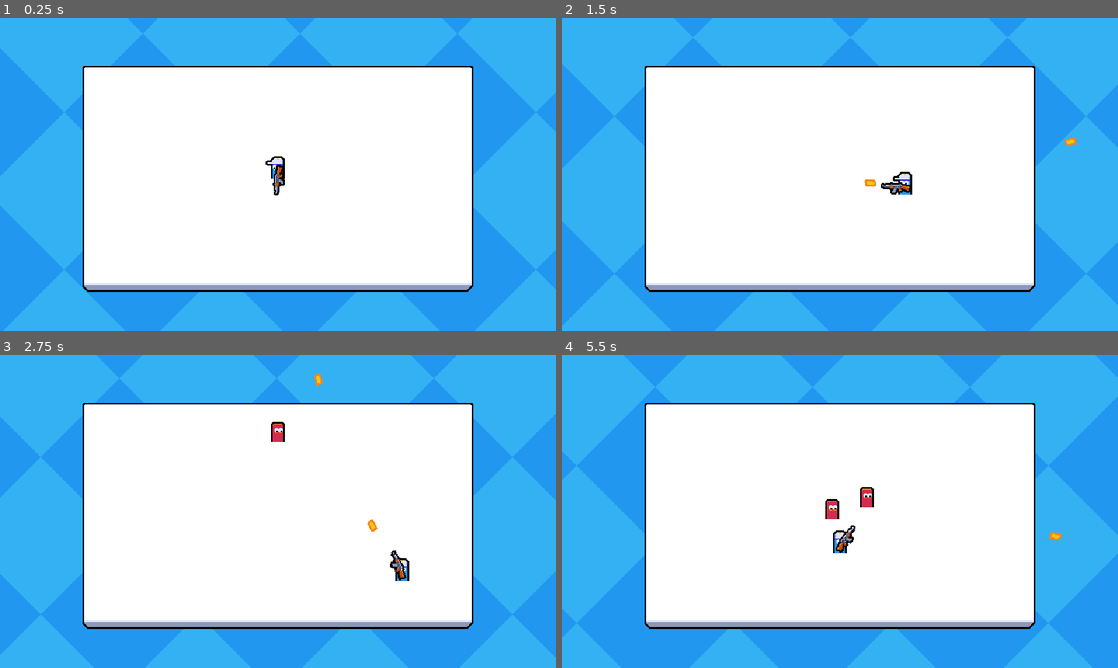
Above: before the commit, frames 1-4 (two rows, left to right).
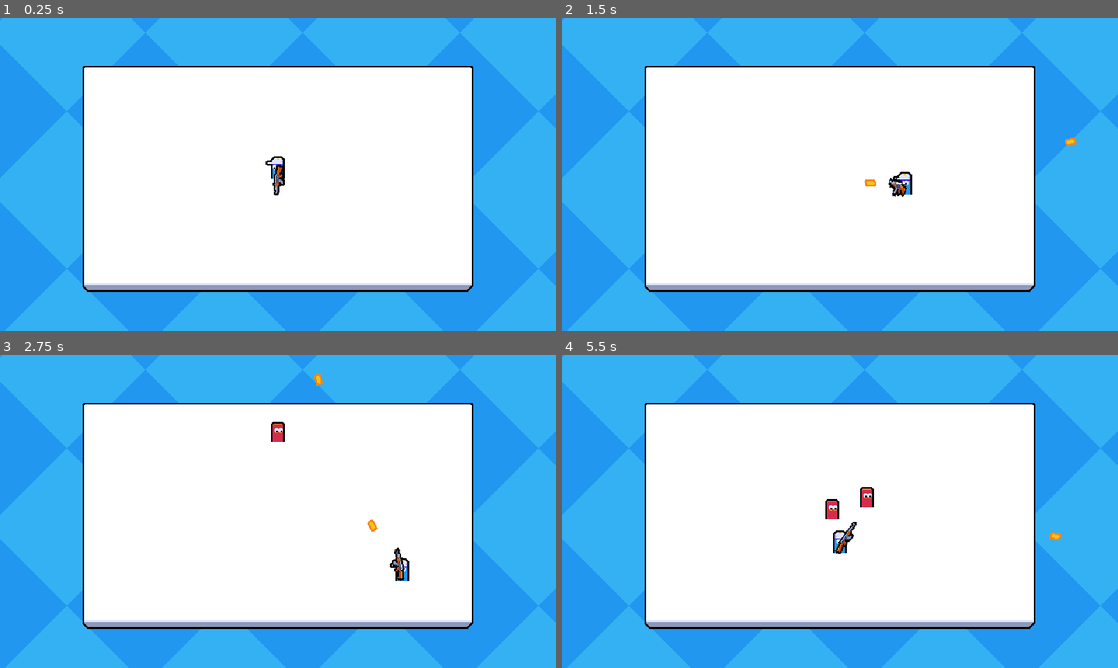
Above: after the commit, the same moments.

Repository: bartoszcholewa/2d-multiplayer-course
Game: Godot game, scene res://main.tscn
Same seed, same stepped clock (60 frames per second), same inputs: the game is played once before the commit and once after it. This scene is started directly instead of the project's main scene.
Inputs (mouse positions are in pixels of both pictures, inside the frame that each line leads up to):
- Up to frame 1 (0.25 s): no input
- Up to frame 2 (1.5 s): move the mouse to (962, 158) at 0.52 s; press the mouse at (962, 158) at 0.53 s; hold D (move_right) 0.53-1.28 s; move the mouse to (728, 190) at 1.27 s; release the mouse at (728, 190) at 1.28 s; hold S (move_down) from 1.28 s (still down); click (728, 190) at 1.35 s
- Up to frame 3 (2.75 s): move the mouse to (333, 442) at 2.02 s; release S (move_down) at 2.03 s; press the mouse at (333, 442) at 2.03 s; hold D (move_right) from 2.03 s (still down)
- Up to frame 4 (5.5 s): move the mouse to (812, 574) at 2.77 s; release D (move_right) at 2.78 s; release the mouse at (812, 574) at 2.78 s; hold W (move_up) 2.78-3.53 s; click (812, 574) at 2.85 s; move the mouse to (1006, 558) at 3.52 s; press the mouse at (1006, 558) at 3.53 s; hold A (move_left) 3.53-5.03 s; move the mouse to (673, 464) at 4.27 s; release the mouse at (673, 464) at 4.28 s; click (673, 464) at 4.35 s; move the mouse to (867, 511) at 5.02 s; press the mouse at (867, 511) at 5.03 s; hold S (move_down) from 5.03 s (still down)

The runs differ from the first frame. In frame 1, 1.7% of the frame differs, in the area x 0-100%, y 0-100%; in frame 2, 8.8%; in frame 3, 15%; in frame 4, 24%.

Commit message:
Lesson 32 - Weapon Fire Animation

Diff:
--- a/autoload/background.tscn
+++ b/autoload/background.tscn
@@ -1,14 +1,9 @@
-[gd_scene load_steps=4 format=3 uid="uid://bcwo5qkgppvfd"]
+[gd_scene load_steps=2 format=3 uid="uid://bcwo5qkgppvfd"]
 
-[ext_resource type="Shader" uid="uid://c8o0nwor1hr8h" path="res://resources/shaders/background.gdshader" id="1_lsgk8"]
 [ext_resource type="Texture2D" uid="uid://cn0eky7gx2fks" path="res://assets/background.png" id="2_sdl01"]
-
-[sub_resource type="ShaderMaterial" id="ShaderMaterial_mu8pm"]
-shader = ExtResource("1_lsgk8")
 
 [node name="Background" type="Sprite2D"]
 texture_repeat = 2
-material = SubResource("ShaderMaterial_mu8pm")
 position = Vector2(292, 198)
 rotation = -0.7853982
 texture = ExtResource("2_sdl01")
--- a/entities/player/player.gd
+++ b/entities/player/player.gd
@@ -6,6 +6,7 @@
 @onready var fire_rate_timer: Timer = $FireRateTimer
 @onready var health_component: HealthComponent = $HealthComponent
 @onready var visuals: Node2D = $Visuals
+@onready var animation_player: AnimationPlayer = $AnimationPlayer
 
 const BULLET_SCENE: PackedScene = preload("uid://ci3xnymrb32hv")
 
@@ -26,7 +27,7 @@
 		velocity = player_input_synchronizer_component.movement_vector * 100
 		move_and_slide()
 		if player_input_synchronizer_component.is_attack_pressed:
-			try_create_bullet()
+			try_fire()
 
 func update_aim_position() -> void:
 	# Rotate and point weapon at mouse position (aim_vector)
@@ -39,7 +40,7 @@
 	weapon_root.look_at(aim_position)
 
 
-func try_create_bullet() -> void:
+func try_fire() -> void:
 	if not fire_rate_timer.is_stopped():
 		return
 
@@ -53,6 +54,10 @@
 
 	fire_rate_timer.start()
 
+	if animation_player.is_playing():
+		animation_player.stop()
+	animation_player.play("fire")
+
 
 func _on_died() -> void:
 	print("player died")
--- a/entities/player/player.tscn
+++ b/entities/player/player.tscn
@@ -6,6 +6,68 @@
 [ext_resource type="Texture2D" uid="uid://od15r4p3lngw" path="res://entities/player/player-medium.png" id="3_sglur"]
 [ext_resource type="Texture2D" uid="uid://h0ejutrxds61" path="res://entities/player/rifle.png" id="4_bls4j"]
 [ext_resource type="PackedScene" uid="uid://mqoqhlwdegp0" path="res://components/hurtbox_component.tscn" id="6_8fjmc"]
+
+[sub_resource type="Animation" id="Animation_8fjmc"]
+resource_name = "fire"
+length = 0.15
+step = 0.05
+tracks/0/type = "value"
+tracks/0/imported = false
+tracks/0/enabled = true
+tracks/0/path = NodePath("Visuals/WeaponRoot/WeaponAnimationRoot:scale")
+tracks/0/interp = 2
+tracks/0/loop_wrap = true
+tracks/0/keys = {
+"times": PackedFloat32Array(0, 0.05, 0.1, 0.15),
+"transitions": PackedFloat32Array(1, 1, 1, 1),
+"update": 0,
+"values": [Vector2(1, 1), Vector2(0.6, 1.5), Vector2(1.25, 0.75), Vector2(1, 1)]
+}
+tracks/1/type = "value"
+tracks/1/imported = false
+tracks/1/enabled = true
+tracks/1/path = NodePath("Visuals/WeaponRoot/WeaponAnimationRoot:rotation")
+tracks/1/interp = 2
+tracks/1/loop_wrap = true
+tracks/1/keys = {
+"times": PackedFloat32Array(0, 0.05, 0.15),
+"transitions": PackedFloat32Array(1, 1, 1),
+"update": 0,
+"values": [0.0, -0.2617993877991494, 0.0]
+}
+
+[sub_resource type="Animation" id="Animation_qiwj3"]
+length = 0.001
+tracks/0/type = "value"
+tracks/0/imported = false
+tracks/0/enabled = true
+tracks/0/path = NodePath("Visuals/WeaponRoot/WeaponAnimationRoot:scale")
+tracks/0/interp = 1
+tracks/0/loop_wrap = true
+tracks/0/keys = {
+"times": PackedFloat32Array(0),
+"transitions": PackedFloat32Array(1),
+"update": 0,
+"values": [Vector2(1, 1)]
+}
+tracks/1/type = "value"
+tracks/1/imported = false
+tracks/1/enabled = true
+tracks/1/path = NodePath("Visuals/WeaponRoot/WeaponAnimationRoot:rotation")
+tracks/1/interp = 1
+tracks/1/loop_wrap = true
+tracks/1/keys = {
+"times": PackedFloat32Array(0),
+"transitions": PackedFloat32Array(1),
+"update": 0,
+"values": [0.0]
+}
+
+[sub_resource type="AnimationLibrary" id="AnimationLibrary_qiwj3"]
+_data = {
+&"RESET": SubResource("Animation_qiwj3"),
+&"fire": SubResource("Animation_8fjmc")
+}
 
 [sub_resource type="SceneReplicationConfig" id="SceneReplicationConfig_abrql"]
 properties/0/path = NodePath(".:global_position")
@@ -21,6 +83,11 @@
 collision_layer = 0
 motion_mode = 1
 script = ExtResource("1_symyc")
+
+[node name="AnimationPlayer" type="AnimationPlayer" parent="."]
+libraries = {
+&"": SubResource("AnimationLibrary_qiwj3")
+}
 
 [node name="PlayerInputSynchronizerComponent" parent="." node_paths=PackedStringArray("aim_root") instance=ExtResource("2_abrql")]
 aim_root = NodePath("../Visuals/WeaponRoot")
@@ -45,8 +112,10 @@
 [node name="WeaponRoot" type="Node2D" parent="Visuals"]
 position = Vector2(0, -9)
 
-[node name="Sprite2D" type="Sprite2D" parent="Visuals/WeaponRoot"]
+[node name="WeaponAnimationRoot" type="Node2D" parent="Visuals/WeaponRoot"]
 position = Vector2(6, 0)
+
+[node name="Sprite2D" type="Sprite2D" parent="Visuals/WeaponRoot/WeaponAnimationRoot"]
 texture = ExtResource("4_bls4j")
 centered = false
 offset = Vector2(-13, -6)
Not shown: 1 places in entities/player/player.tscn that only renumber resources
